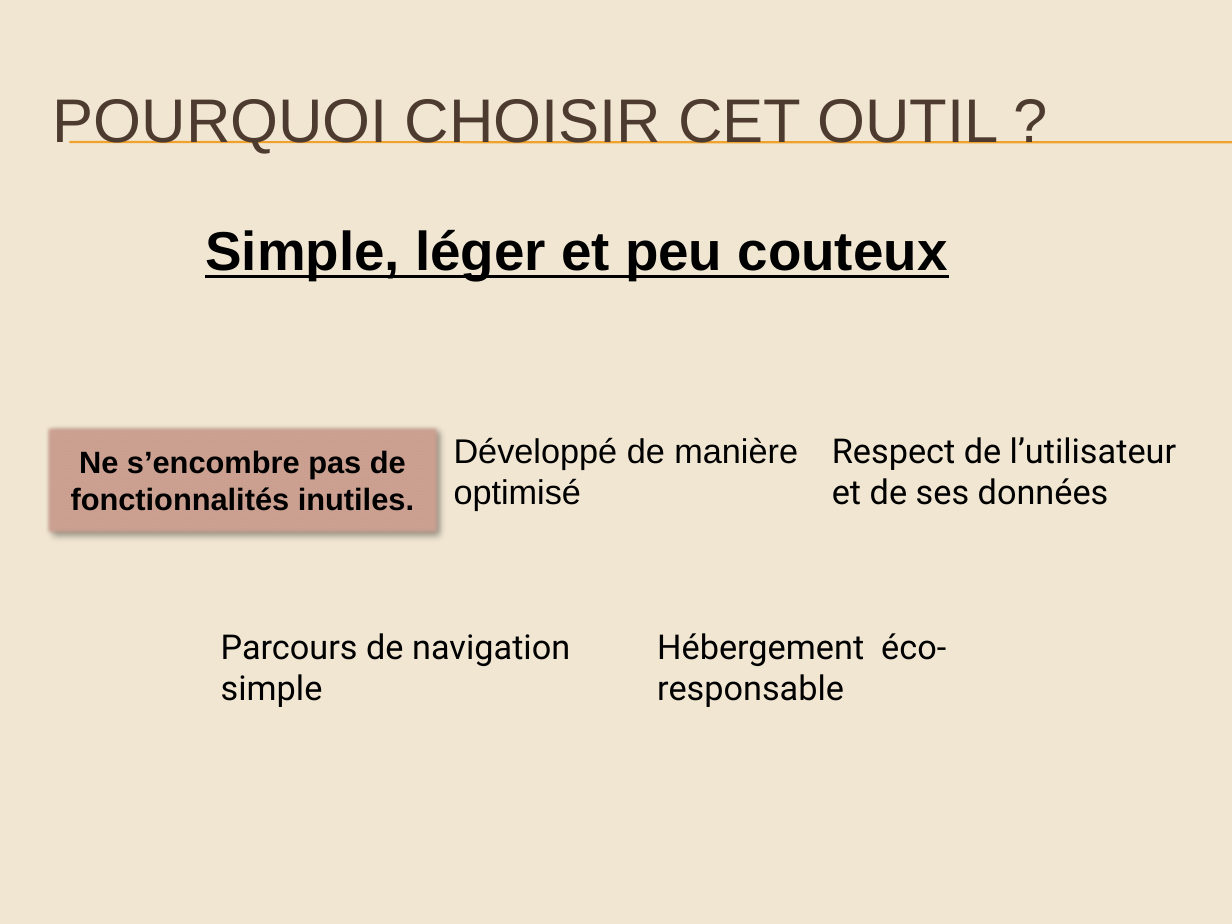
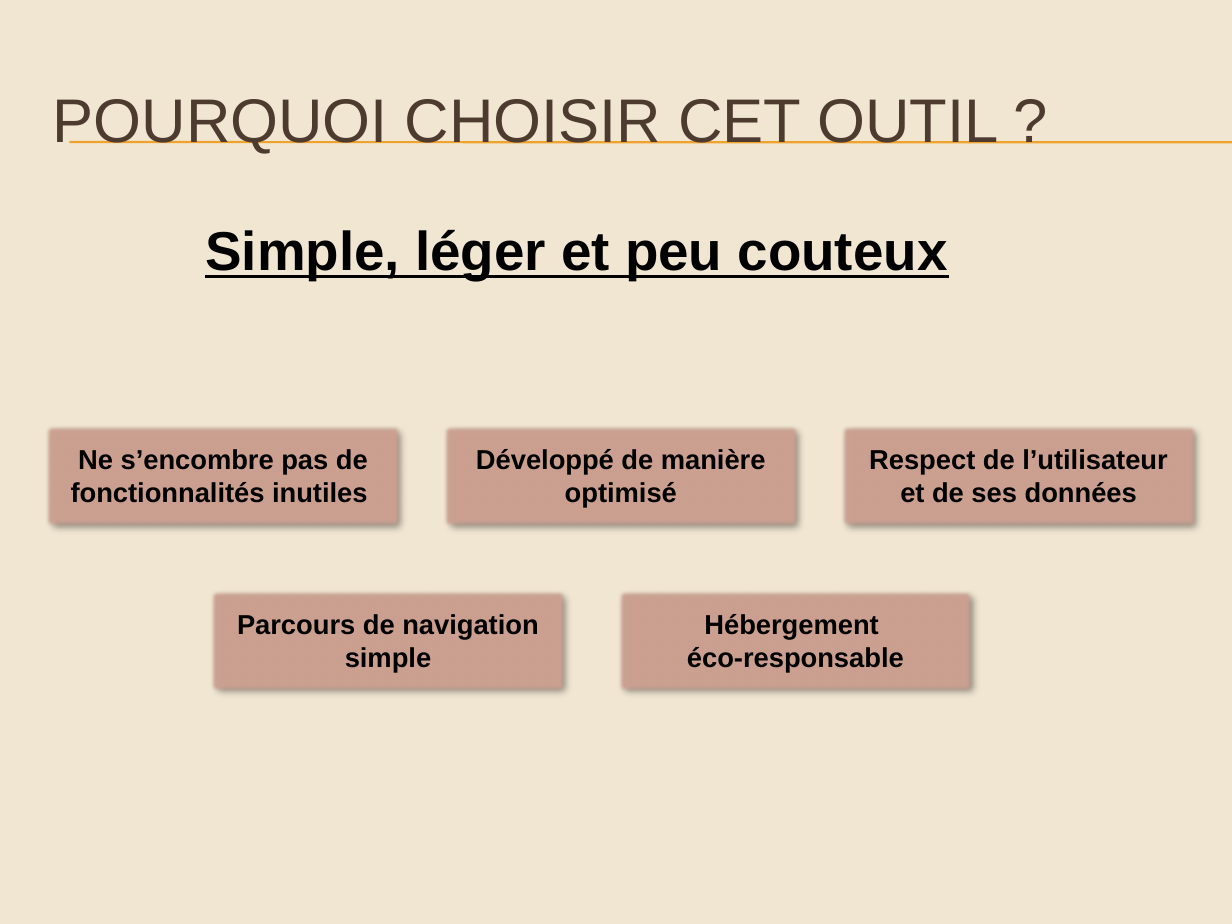
Before and after one commit to simplon-alt-dist-p7/ecotraining-starter-raphael, a slide deck: slide 4 of diaporama-presentation.pptx. Drawn at 1232x924 pixels with LibreOffice and Linux fonts; fonts in the diff are those of the drawing. Boxes give left, top, right and bottom in pixels: in the first picture for what was removed or moved away, otherwise in the second. Text is boxed around its words. In the diff, an @@ line names an element or a change of style, - is before the commit and + after.

```diff
--- a/diaporama-presentation.pptx
+++ b/diaporama-presentation.pptx
@@ rectangle "Ne s’encombre pas de fonctionnalités ...": place and size @@
-rectangle "Ne s’encombre pas de fonctionnalités ..." at [43, 424, 441, 537]
+rectangle "Ne s’encombre pas de fonctionnalités ..." at [43, 424, 402, 530]
@@ text in rectangle at [71, 449, 368, 503]: text changed; size 18 to 16 pt @@
-Ne s’encombre pas de fonctionnalités inutiles.
+Ne s’encombre pas de fonctionnalités inutiles
@@ rectangle "Développé de manière optimisé": place and size @@
-rectangle "Développé de manière optimisé" at [454, 437, 798, 511]
+rectangle "Développé de manière optimisé" at [441, 424, 800, 530]
@@ rectangle "Développé de manière optimisé" at [441, 424, 800, 530]: size 20 to 16 pt, bold on; alignment left to centre; fill none to #CCA192; shadow on @@
@@ rectangle "Respect de l’utilisateur et de ...": place and size @@
-rectangle "Respect de l’utilisateur et de ..." at [832, 437, 1176, 505]
+rectangle "Respect de l’utilisateur et de ..." at [839, 424, 1198, 530]
@@ rectangle "Parcours de navigation simple": place and size @@
-rectangle "Parcours de navigation simple" at [221, 633, 570, 707]
+rectangle "Parcours de navigation simple" at [208, 588, 567, 694]
@@ size 20 to 16 pt, font Roboto to Arial, bold on; alignment left to centre; fill none to #CCA192; shadow on in 3 elements at [839, 424, 1198, 530], [208, 588, 567, 694], [616, 588, 975, 694] @@
@@ rectangle "Hébergement éco-responsable": place and size @@
-rectangle "Hébergement éco-responsable" at [657, 633, 946, 707]
+rectangle "Hébergement éco-responsable" at [616, 588, 975, 694]
```
Also in this commit, not shown: 2 slides added.
